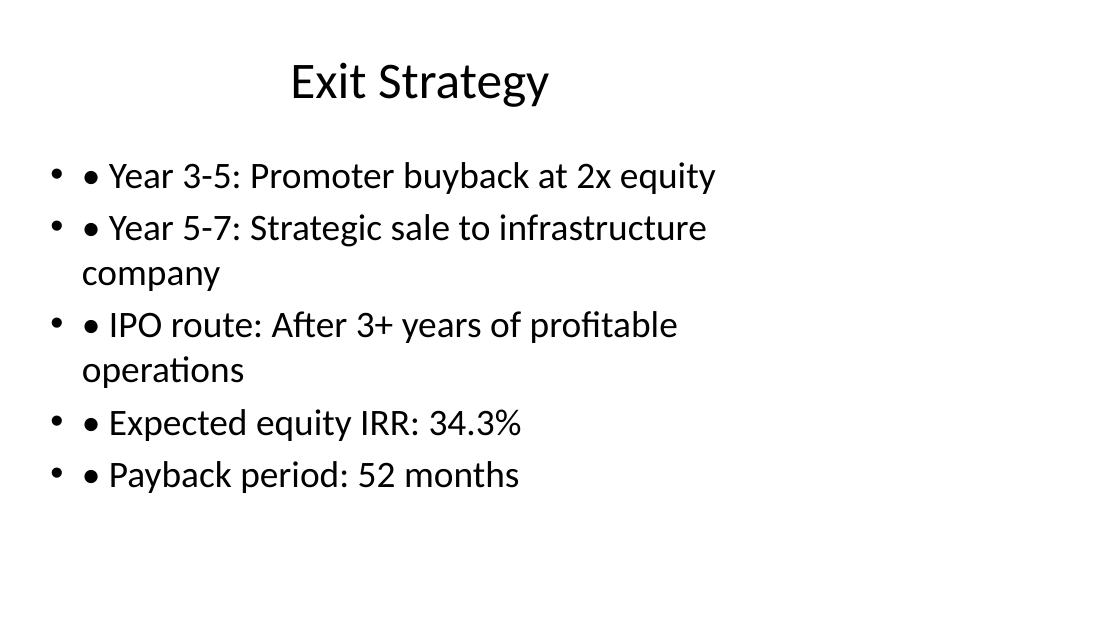
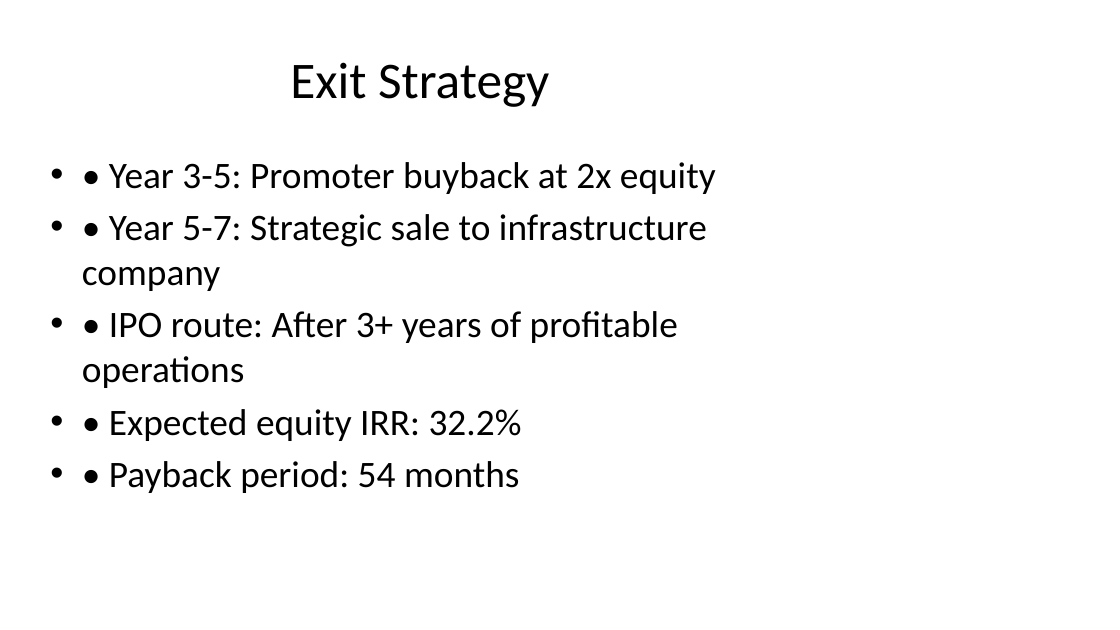
Before and after one commit to pacpltradingdesk-dotcom/bio-bitumen-consultant-portal, a slide deck: slide 7 of data/auto_synced/Investor_Pitch_30MT_Uttar_Pradesh.pptx. Drawn at 1120x630 pixels with LibreOffice and Linux fonts; fonts in the diff are those of the drawing. Boxes give left, top, right and bottom in pixels: in the first picture for what was removed or moved away, otherwise in the second. Text is boxed around its words. In the diff, an @@ line names an element or a change of style, - is before the commit and + after.

```diff
--- a/data/auto_synced/Investor_Pitch_30MT_Uttar_Pradesh.pptx
+++ b/data/auto_synced/Investor_Pitch_30MT_Uttar_Pradesh.pptx
@@ text at (109, 409, 522, 493): text changed @@
-• • Expected equity IRR: 34.3%
-• • Payback period: 52 months
+• • Expected equity IRR: 32.2%
+• • Payback period: 54 months
```
Also in this commit, not shown: 3 other slides changed, 52 other files.
